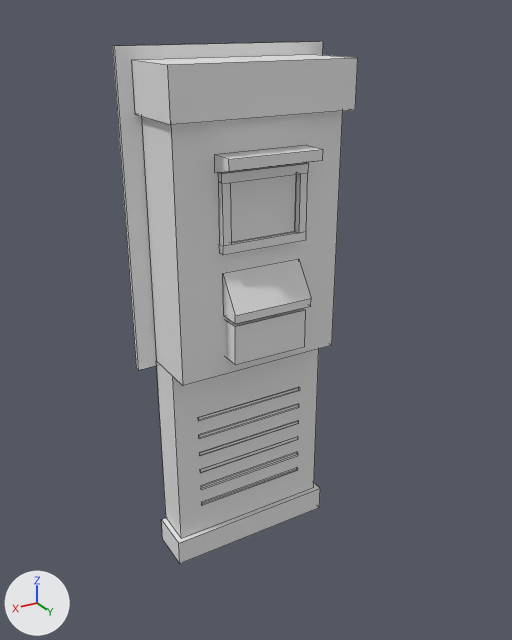
The FBX model addons/LifeFramework/Assets/Props/Money/ATM/ATMWall.fbx as it was, and as the next commit left it.
Both versions are drawn from a 50 mm camera at (1.184, 1.875, 1.944) aimed at (0.022, -0.061, 0.976). Lighting does not change. The marker at lower left points along +X, +Y and +Z. The picture after the commit comes second. Mesh edges are drawn as thin lines. Materials are left out; every surface is plain grey. Objects named as collision shapes, trigger or cutter boxes, shadow casters or lower levels of detail are left out.

Objects in the first picture: 'ATMWall_LOD0'.
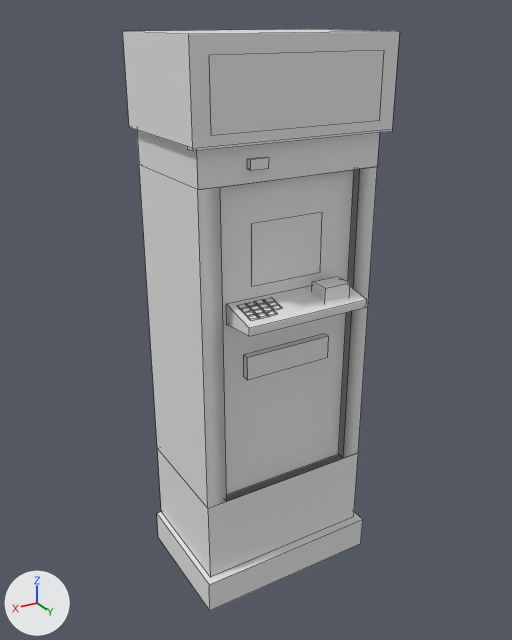
What differs and where, as boxes (x1, y1, x2, y2) in the pictures (512 x 640 px; the box of a moved part takes in the faces that stretch with it):
'ATMWall_LOD0', reshaped (13% wider, 11% taller): before (113, 41, 358, 563); after (123, 29, 400, 611)
part 1 of me_atmwall_lod0, moved or reshaped: before (161, 483, 320, 563); after (157, 512, 363, 611)
part 2 of me_atmwall_lod0, moved or reshaped: before (231, 174, 297, 243); after (252, 213, 322, 286)
part 3 of me_atmwall_lod0, rebuilt (20% wider): before (141, 111, 343, 538); after (137, 130, 379, 577)
part 4 of me_atmwall_lod0, rebuilt (22% wider, 71% taller): before (132, 54, 358, 125); after (123, 29, 400, 151)
part 5 of me_atmwall_lod0, deleted: before (198, 145, 323, 506)
part 6 of me_atmwall_lod0, built on: before (113, 41, 323, 370); after (209, 50, 384, 380)

What changed in the scene script:
```text
Change me_atmwall_lod0:
    used by ob_atmwall_lod0; location = (0.0, 0.0, 0.0)
    remove me_atmwall_lod0.from_pydata(...)  # 138 vertices, 106 faces; spans x -0.38..0.38, y -0.3..0.03, z 0.0..1.86
    add me_atmwall_lod0.from_pydata(...)  # 210 vertices, 142 faces; spans x -0.34..0.34, y -0.3..0.23, z 0.0..1.9
    me_atmwall_lod0 part 1: the loose piece of 8 vertices spanning x -0.33..0.33, y -0.28..-0.12, z 0.0..0.1 is scaled about its middle by (1.03, 2.81, 1.2), then moved by (0.0, 0.12, 0.01)
    me_atmwall_lod0 part 2: the loose piece of 4 vertices spanning x -0.13..0.13, y -0.06, z 1.27..1.47 is moved by (0.0, 0.15, -0.1)
    me_atmwall_lod0 part 3: the loose piece of 14 vertices spanning x -0.31..0.31, y -0.28..-0.06, z 0.1..1.66 is rebuilt with 28 vertices and now spans x -0.32..0.32, y -0.3..0.12, z 0.12..1.62
    me_atmwall_lod0 part 4: the loose piece of 8 vertices spanning x -0.33..0.33, y -0.28..-0.02, z 1.66..1.82 is rebuilt with 14 vertices and now spans x -0.34..0.34, y -0.3..0.15, z 1.61..1.9
    me_atmwall_lod0 part 5: 10 loose pieces with 96 vertices, spanning x -0.22..0.22, y -0.28..0.03, z 0.22..1.55, are deleted
    me_atmwall_lod0 part 6
    8 vertices are removed from x -0.38..0.38, y -0.3..-0.28, z 0.78..1.86
    6 faces are deleted
    156 vertices are added at x -0.29..0.29, y 0.09..0.23, z 0.86..1.85
    98 new faces join them
```
